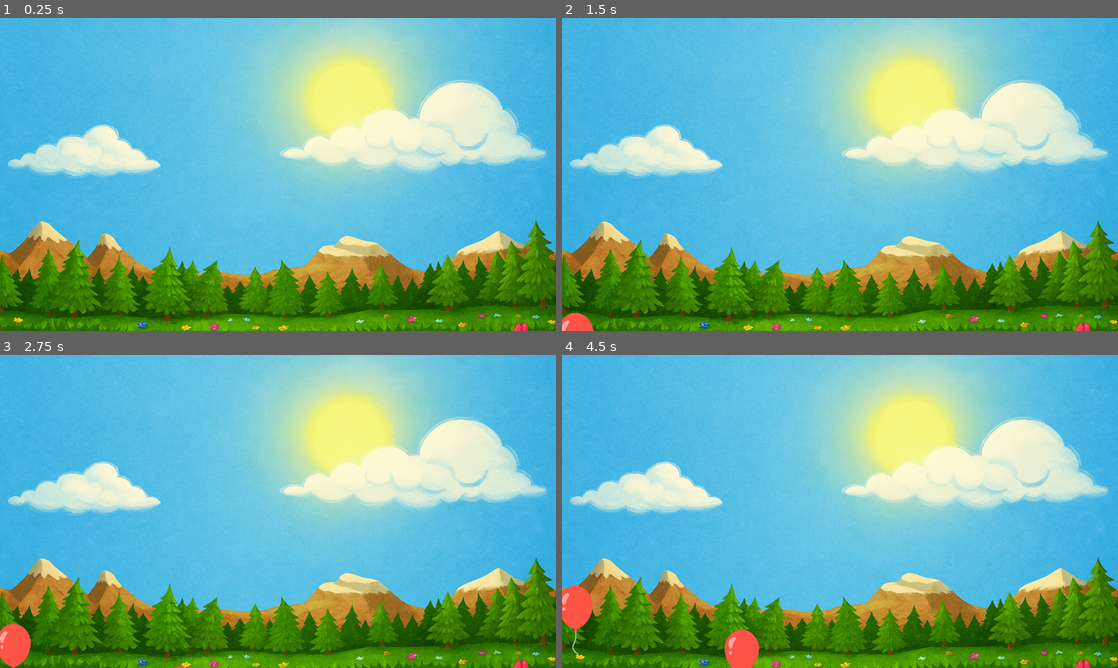
Above: before the commit, frames 1-4 (two rows, left to right).
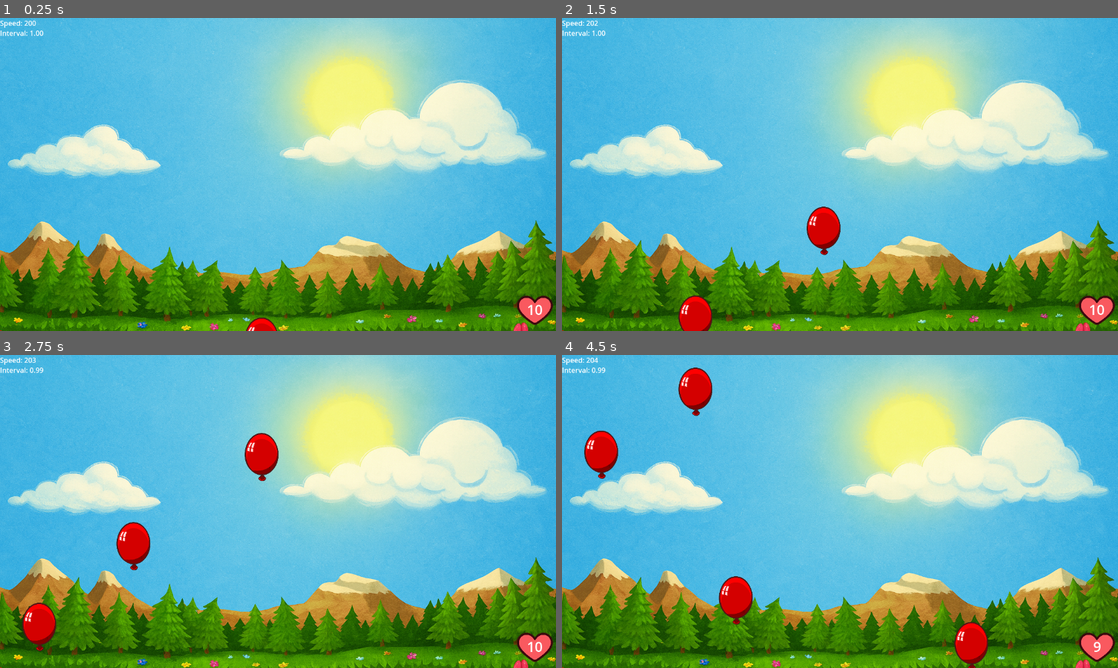
Above: after the commit, the same moments.

Repository: egorlepa/Balloon-Sucker-2
Game: Godot game, scene res://game.tscn
Same seed, same stepped clock (60 frames per second), same inputs: the game is played once before the commit and once after it.
Inputs (mouse positions are in pixels of both pictures, inside the frame that each line leads up to):
- Up to frame 1 (0.25 s): no input
- Up to frame 2 (1.5 s): move the mouse to (962, 158) at 0.52 s; click (962, 158) at 0.67 s; move the mouse to (728, 190) at 1.27 s; click (728, 190) at 1.42 s
- Up to frame 3 (2.75 s): move the mouse to (11, 661) at 2.02 s; click (11, 661) at 2.17 s
- Up to frame 4 (4.5 s): move the mouse to (812, 574) at 2.77 s; click (812, 574) at 2.92 s; move the mouse to (1006, 558) at 3.52 s; click (1006, 558) at 3.67 s; move the mouse to (739, 655) at 4.27 s; click (739, 655) at 4.42 s

The runs differ from the first frame. In frame 1, 0.8% of the frame differs, in the area x 0-100%, y 0-100%; in frame 2, 2.1%; in frame 3, 3.2%; in frame 4, 4.6%.

Commit message:
gg

Diff:
--- a/balloon.gd
+++ b/balloon.gd
@@ -1,39 +1,24 @@
 extends Node2D
 
 @export var speed: float = 50.0
-@export var shrink_rate: float = 0.5
-var is_over = false
-var is_sucking = false
-var initial_scale: Vector2
-
 @onready var sprite = $Sprite2D
-@onready var suck = $Suck
-
-func _ready():
-	initial_scale = sprite.scale
 
 func _process(delta):
 	position.y -= speed * delta
 
-	if Input.is_mouse_button_pressed(MOUSE_BUTTON_LEFT) and is_over:
-		if is_sucking == false:
-			suck.play()
-		is_sucking = true
-		sprite.scale -= initial_scale * shrink_rate * delta
+func _on_area_2d_input_event(viewport: Node, event: InputEvent, shape_idx: int) -> void:
+	if event is InputEventMouseButton and event.button_index == MOUSE_BUTTON_LEFT and event.pressed:
+		_pop()
 
-		# Calculate normalized scale ratio
-		var scale_ratio_x = sprite.scale.x / initial_scale.x
-		var scale_ratio_y = sprite.scale.y / initial_scale.y
+func _pop():
+	$Area2D/CollisionShape2D.disabled = true
+	$Pop.play()
+	$AnimatedSprite2D.play("pop")
 
-		# Destroy if it's shrunk to 10% or less
-		if scale_ratio_x <= 0.25 and scale_ratio_y <= 0.25:
-			queue_free()
-	else:
-		is_sucking = false
-		suck.stop()
+	$Pop.finished.connect(func():
+		queue_free()
+	)
 
-func _on_area_2d_mouse_entered() -> void:
-	is_over = true
-
-func _on_area_2d_mouse_exited() -> void:
-	is_over = false
+	$AnimatedSprite2D.animation_finished.connect(func():
+		$AnimatedSprite2D.visible = false
+	)
--- a/balloon.tscn
+++ b/balloon.tscn
@@ -1,8 +1,39 @@
-[gd_scene load_steps=5 format=3 uid="uid://5mm867ihtl5l"]
+[gd_scene load_steps=11 format=3 uid="uid://5mm867ihtl5l"]
 
-[ext_resource type="Texture2D" uid="uid://dddb5hfsa6s1d" path="res://assets/balloon.png" id="1_r345k"]
+[ext_resource type="Texture2D" uid="uid://ba0mj2orjqffn" path="res://assets/red-balloon/1.png" id="2_1xemn"]
 [ext_resource type="Script" uid="uid://dvkiq0dkiwt4k" path="res://balloon.gd" id="2_4emby"]
-[ext_resource type="AudioStream" uid="uid://ig2murp535p1" path="res://assets/suck.mp3" id="3_4emby"]
+[ext_resource type="AudioStream" uid="uid://ctjkxj72vlt4b" path="res://assets/pop.wav" id="3_4emby"]
+[ext_resource type="Texture2D" uid="uid://i7xcitpjvfau" path="res://assets/red-balloon/2.png" id="3_788im"]
+[ext_resource type="Texture2D" uid="uid://dyhyx2ivi4m5n" path="res://assets/red-balloon/3.png" id="4_y35mm"]
+[ext_resource type="Texture2D" uid="uid://bbpuv38gmykyr" path="res://assets/red-balloon/4.png" id="5_8fc1f"]
+[ext_resource type="Texture2D" uid="uid://djhmpdgbbj047" path="res://assets/red-balloon/5.png" id="6_se17g"]
+[ext_resource type="Texture2D" uid="uid://bp6o07w2ay1gk" path="res://assets/red-balloon/6.png" id="7_gvu4f"]
+
+[sub_resource type="SpriteFrames" id="SpriteFrames_m3gh5"]
+animations = [{
+"frames": [{
+"duration": 1.0,
+"texture": ExtResource("2_1xemn")
+}, {
+"duration": 1.0,
+"texture": ExtResource("3_788im")
+}, {
+"duration": 1.0,
+"texture": ExtResource("4_y35mm")
+}, {
+"duration": 1.0,
+"texture": ExtResource("5_8fc1f")
+}, {
+"duration": 1.0,
+"texture": ExtResource("6_se17g")
+}, {
+"duration": 1.0,
+"texture": ExtResource("7_gvu4f")
+}],
+"loop": false,
+"name": &"pop",
+"speed": 25.0
+}]
 
 [sub_resource type="CircleShape2D" id="CircleShape2D_r345k"]
 radius = 42.0476
@@ -10,19 +41,18 @@
 [node name="Balloon" type="Node2D"]
 script = ExtResource("2_4emby")
 
-[node name="Sprite2D" type="Sprite2D" parent="."]
-position = Vector2(0, 33)
-scale = Vector2(0.0683336, 0.0683336)
-texture = ExtResource("1_r345k")
+[node name="AnimatedSprite2D" type="AnimatedSprite2D" parent="."]
+position = Vector2(0, 7)
+scale = Vector2(0.266602, 0.266602)
+sprite_frames = SubResource("SpriteFrames_m3gh5")
+animation = &"pop"
 
 [node name="Area2D" type="Area2D" parent="."]
 
 [node name="CollisionShape2D" type="CollisionShape2D" parent="Area2D"]
 shape = SubResource("CircleShape2D_r345k")
 
-[node name="Suck" type="AudioStreamPlayer" parent="."]
+[node name="Pop" type="AudioStreamPlayer" parent="."]
 stream = ExtResource("3_4emby")
 
 [connection signal="input_event" from="Area2D" to="." method="_on_area_2d_input_event"]
-[connection signal="mouse_entered" from="Area2D" to="." method="_on_area_2d_mouse_entered"]
-[connection signal="mouse_exited" from="Area2D" to="." method="_on_area_2d_mouse_exited"]
--- a/game.gd
+++ b/game.gd
@@ -1,41 +1,80 @@
 extends Node2D
 
+@onready var speed_label: Label = $DebugInfo/SpeedLabel
+@onready var spawn_interval_label: Label = $DebugInfo/SpawnIntervalLabel
+@onready var health_label: Label = $Health/Label
+
 @onready var balloon_timer: Timer = $SpawnTimer
-var spawn_interval := 2.0
-var min_interval := 0.5
-var interval_decay := 0.01
 var elapsed_time := 0.0
+
+var min_interval :=  0.1
+var max_interval :=  1.0
+var spawn_interval := max_interval
+
+var min_speed := 200.0
+var max_speed := 500.0
+var speed := min_speed
 
 var Balloon = preload("res://balloon.tscn")
 
+var health = 10
+
 func _ready() -> void:
+	health_label.text = str(health)
 	randomize()
 	balloon_timer.start(spawn_interval)
-	_spawn_balloon()
+	_spawn_balloon_batch()
+
+var difficulty := 0.0
+var max_difficulty_time := 300.0
 
 func _process(delta):
 	elapsed_time += delta
 
-	# Decrease interval gradually
-	var new_interval = max(min_interval, spawn_interval - elapsed_time * interval_decay)
+	difficulty = clamp(elapsed_time / max_difficulty_time, 0.0, 1.0)
 
-	# Apply new interval to the timer (next cycle)
+	speed = lerp(min_speed, max_speed, difficulty)
+	var new_interval = lerp(max_interval, min_interval, difficulty)
+
+	# Update labels and timer
+	speed_label.text = "Speed: %0.0f" % speed
+	spawn_interval_label.text = "Interval: %0.2f" % new_interval
 	balloon_timer.wait_time = new_interval
 
-func _spawn_balloon():
+var max_spawn_per_event := 10
+
+func _spawn_balloon_batch():
 	var b = Balloon.instantiate()
 	add_child(b)
 
 	var viewport_width = get_viewport().get_visible_rect().size.x
 	var viewport_height = get_viewport().get_visible_rect().size.y
-	var random_x = randi() % int(viewport_width)
-	var sprite = b.get_node("Sprite2D")
-	var texture_size = sprite.texture.get_size()
+	var sprite = b.get_node("AnimatedSprite2D") as AnimatedSprite2D
+	var texture_size = sprite.sprite_frames.get_frame_texture("pop", 0).get_size()
 	var scaled_height = texture_size.y * sprite.scale.y
+	var scaled_width = texture_size.x * sprite.scale.x
+	var random_x = scaled_width / 2 + randi() % int(viewport_width - scaled_width)
 
-	b.position = Vector2(random_x, viewport_height+scaled_height/2)
-	b.speed = 50.0
+	b.position = Vector2(random_x, viewport_height + scaled_height / 2)
 
+	# Apply jitter to speed
+	var jitter = randf_range(0.75, 1.25)
+	b.speed = speed * jitter
 
 func _on_spawn_timer_timeout() -> void:
-	_spawn_balloon()
+	_spawn_balloon_batch()
+
+func _on_despawn_boundary_area_entered(area: Area2D) -> void:
+	health -= 1
+	health_label.text = str(health)
+
+	var fart := $Fart.duplicate()
+	add_child(fart)
+	fart.play(0.2)
+	fart.finished.connect(func():
+		fart.queue_free()
+	)
+
+	area.get_parent().queue_free()
+	if health == 0:
+		get_tree().paused = true
--- a/game.tscn
+++ b/game.tscn
@@ -1,7 +1,15 @@
-[gd_scene load_steps=3 format=3 uid="uid://cob40pnbjmg0a"]
+[gd_scene load_steps=7 format=3 uid="uid://cob40pnbjmg0a"]
 
 [ext_resource type="Script" uid="uid://cspbsbudsa0s7" path="res://game.gd" id="1_80nbo"]
 [ext_resource type="Texture2D" uid="uid://cn8n6xs6v8b3p" path="res://assets/background.png" id="2_e2o6t"]
+[ext_resource type="Texture2D" uid="uid://d1cne8wyx1kji" path="res://assets/heart.png" id="3_feb5d"]
+[ext_resource type="AudioStream" uid="uid://bp5awnhu2y5k6" path="res://assets/fart.mp3" id="4_fc0e3"]
+
+[sub_resource type="WorldBoundaryShape2D" id="WorldBoundaryShape2D_e2o6t"]
+normal = Vector2(0, 1)
+
+[sub_resource type="LabelSettings" id="LabelSettings_fc0e3"]
+font_size = 32
 
 [node name="Game" type="Node2D"]
 script = ExtResource("1_80nbo")
@@ -13,4 +21,48 @@
 [node name="SpawnTimer" type="Timer" parent="."]
 wait_time = 5.0
 
+[node name="DebugInfo" type="Node2D" parent="."]
+z_index = 10
+
+[node name="SpeedLabel" type="Label" parent="DebugInfo"]
+offset_right = 57.0
+offset_bottom = 23.0
+text = "sample"
+
+[node name="SpawnIntervalLabel" type="Label" parent="DebugInfo"]
+offset_top = 23.0
+offset_right = 57.0
+offset_bottom = 46.0
+text = "sample"
+
+[node name="DespawnBoundary" type="Area2D" parent="."]
+position = Vector2(0, -96)
+
+[node name="CollisionShape2D" type="CollisionShape2D" parent="DespawnBoundary"]
+shape = SubResource("WorldBoundaryShape2D_e2o6t")
+
+[node name="Health" type="Node2D" parent="."]
+
+[node name="Sprite2D" type="Sprite2D" parent="Health"]
+z_index = 1
+position = Vector2(1231.45, 672.404)
+scale = Vector2(0.18927, 0.185556)
+texture = ExtResource("3_feb5d")
+
+[node name="Label" type="Label" parent="Health"]
+z_index = 1
+offset_left = 1159.0
+offset_top = 583.0
+offset_right = 1305.0
+offset_bottom = 758.0
+text = "10"
+label_settings = SubResource("LabelSettings_fc0e3")
+horizontal_alignment = 1
+vertical_alignment = 1
+metadata/_edit_use_anchors_ = true
+
+[node name="Fart" type="AudioStreamPlayer" parent="."]
+stream = ExtResource("4_fc0e3")
+
 [connection signal="timeout" from="SpawnTimer" to="." method="_on_spawn_timer_timeout"]
+[connection signal="area_entered" from="DespawnBoundary" to="." method="_on_despawn_boundary_area_entered"]
--- a/project.godot
+++ b/project.godot
@@ -10,7 +10,7 @@
 
 [application]
 
-config/name="TestProject"
+config/name="Balloon Sucker: Reborn"
 run/main_scene="res://game.tscn"
 config/features=PackedStringArray("4.4", "Mobile")
 config/icon="res://icon.svg"
Not shown, added: assets/fart.mp3.import
Binary file added: assets/heart.png
Not shown, added: assets/heart.png.import
Not shown, added: assets/pop.wav.import
Binary file added: assets/red-balloon/1.png
Not shown, added: assets/red-balloon/1.png.import
Binary file added: assets/red-balloon/2.png
Not shown, added: assets/red-balloon/2.png.import
Binary file added: assets/red-balloon/3.png
Not shown, added: assets/red-balloon/3.png.import
Binary file added: assets/red-balloon/4.png
Not shown, added: assets/red-balloon/4.png.import
(and 10 more such lines)
